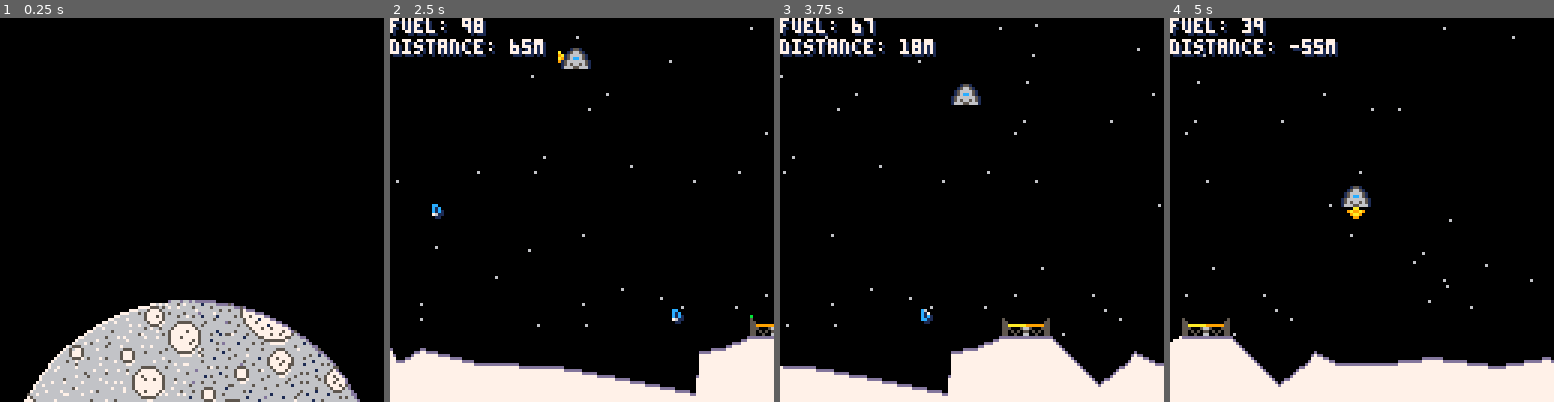
Above: before the commit, frames 1-4 (left to right).
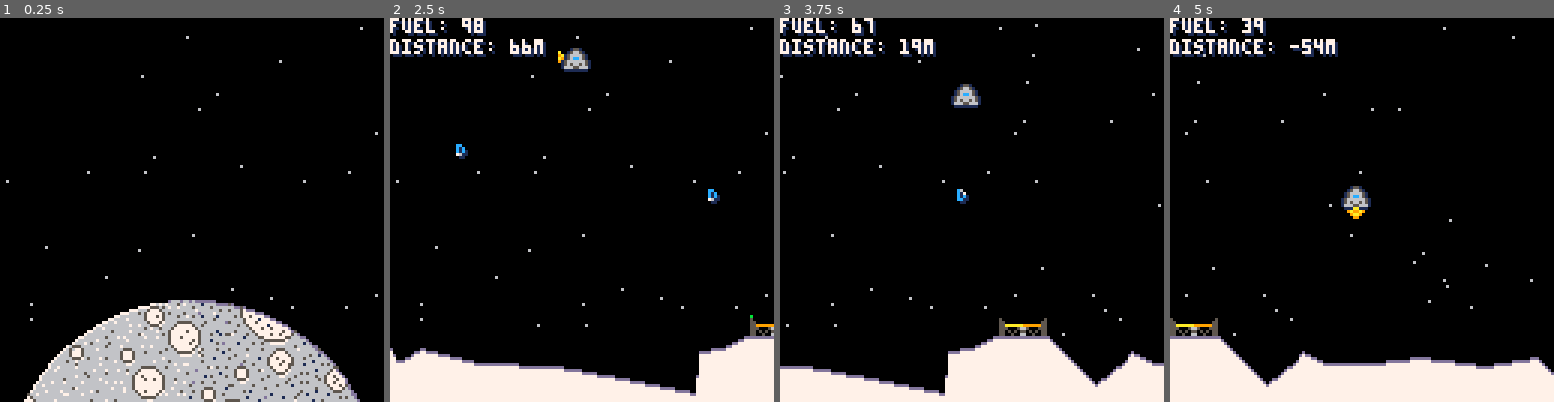
Above: after the commit, the same moments.

Repository: lewsid/moon-missions
Game: PICO-8 cartridge munlander.p8
Two runs of this game, one before a commit and one after it. Both use one fixed random seed, a clock stepped at 60 frames per second and the inputs below.
Inputs:
- Up to frame 1 (0.25 s): no input
- Up to frame 2 (2.5 s): tap X (X key) at 0.33, 1.07, 1.85 s; hold Right 1.6-2.1 s; hold Up 2.15-2.42 s; hold Right from 2.47 s (still down)
- Up to frame 3 (3.75 s): tap X (X key) at 2.97 s; release Right at 3.03 s; hold Left 3.08-3.58 s
- Up to frame 4 (5 s): hold Right 4.02-4.68 s; tap X (X key) at 4.08 s; hold Up from 4.73 s (still down)

The runs differ from the first frame. In frame 1, 0.2% of the frame differs, in the area x 1-99%, y 2-79%; in frame 2, 0.5%; in frame 3, 1.2%; in frame 4, 1.9%, in the area x 0-100%, y 5-97%.

Commit message:
distance accuracy fix, ground and pad alignment fix, pickup sfx

Diff:
--- a/munlander.p8
+++ b/munlander.p8
@@ -1,7 +1,7 @@
 pico-8 cartridge // http://www.pico-8.com
 version 27
 __lua__
--- mun lander alpha.0.71
+-- mun lander alpha.0.75
 -- by lewsidboi, 2020
 
 --game parameters
@@ -38,9 +38,9 @@
 	cls()
 
 	if(game!="intro") then
+	 draw_ship()
 		draw_pad()
 		draw_ground()
-		draw_ship()
 		draw_pickups()
 	end
 
@@ -56,10 +56,10 @@
 	global.frames+=1
 
 	if(game=="intro") then
+	 init_stars()
 		if(btn(❎)) then
 			game="levelintro"
 			init_ship(start_x,start_y,0,.2)
-			init_stars()
 			init_pad()
 			init_ground()
 			init_pickups()
@@ -78,7 +78,8 @@
 	{
 		pad_x=120,
 		pad_y=90,
-		pickups=1
+		pickups=1,
+		jag_rate=25
 	}
 end
 
@@ -101,8 +102,8 @@
 				sprite=pickup.sprite,
 				frame=pickup.frame,
 				frames=pickup.frames,
-				x=rnd(124),
-				y=10+rnd(100)
+				x=rnd(pad.x),
+				y=10+rnd(80)
 			}
 		end
 	end
@@ -143,21 +144,22 @@
 		new_top=base_ground+rnd(128-base_ground)
 
 		if(#ground_lines>0) then
-			new_edge=last_edge+rnd(25)
+			new_edge=last_edge+rnd(levels[level].jag_rate)
 		end
 
 		--check for the pad
-		if(new_edge>=pad.x-8 and
-		 new_edge<=pad.x+pad.width) then
-	 		new_edge=pad.x
-	 		new_top=pad.y+pad.height
-	 		add(ground_lines,{x=pad.x,
+		if(new_edge>=pad.x and
+		 new_edge<=pad.x+levels[level].jag_rate) then
+	 	new_edge=pad.x
+	 	new_top=pad.y+pad.height
+	 	add(ground_lines,{x=pad.x-1,
 				y=new_top })
-			add(ground_lines,{x=pad.x+pad.width,
+			add(ground_lines,
+				{x=pad.x+pad.width,
 				y=new_top })
 			last_edge=pad.x+pad.height
-	 	else
-	 		--go nuts
+	 else
+	 	--go nuts
 			add(ground_lines,{x=new_edge,
 				y=new_top })
 			last_edge=new_edge
@@ -260,7 +262,7 @@
 			and on_pad()) then
 			reset_thrust()
 			sfx(2)
-			game="over-bad"
+			game="over-good"
 		elseif(ship.alive==1
 			and game=="started"
 			and not on_pad()) then
@@ -362,9 +364,9 @@
 		cam.x+1,1,1)
 	print("fuel: "..ship.fuel,
 		cam.x,0,7)
-	print("distance: "..flr(pad.x-ship.x+4).."m",
+	print("distance: "..ceil(pad.x-ship.x+4).."m",
 		cam.x+1,8,1)
-	print("distance: "..flr(pad.x-ship.x+4).."m",
+	print("distance: "..ceil(pad.x-ship.x+4).."m",
 		cam.x,7,7)
 
 	--handle endgame state
@@ -395,6 +397,7 @@
 	camera(cam.x)
 
 	--ship
+	spr(ship.drop_sprite,ship.x,ship.y+1)
 	spr(ship.drop_sprite,ship.x+1,ship.y)
 	spr(ship.drop_sprite,ship.x-1,ship.y)
 	spr(ship.sprite,ship.x,ship.y)
@@ -473,9 +476,11 @@
 
 function draw_pad()
 	if(flr(global.frames/8)%2==0) then
-		spr(pad.sprite,pad.x,pad.y,2,2)
+		spr(pad.sprite,
+			pad.x,pad.y,2,2)
 	else
- 		spr(pad.sprite+2,pad.x,pad.y,2,2)
+ 		spr(pad.sprite+2,
+ 			pad.x,pad.y,2,2)
 	end
 end
 
Not shown, changed: 17 lines of the sprite sheet (__gfx__) section of munlander.p8
Not shown, changed: the sound effects (__sfx__) section of munlander.p8
